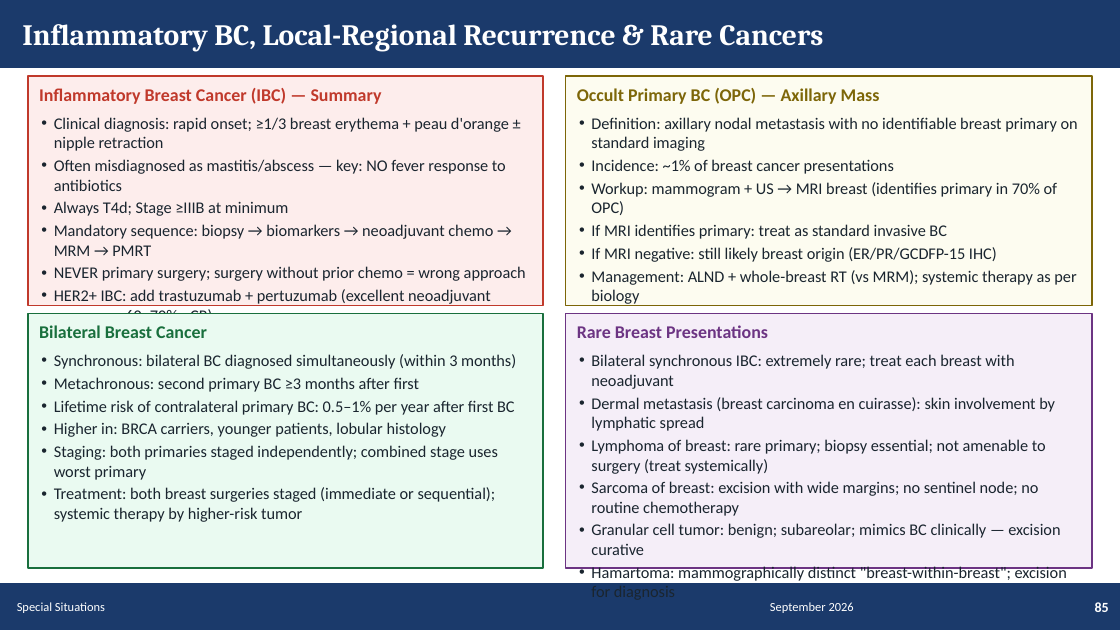
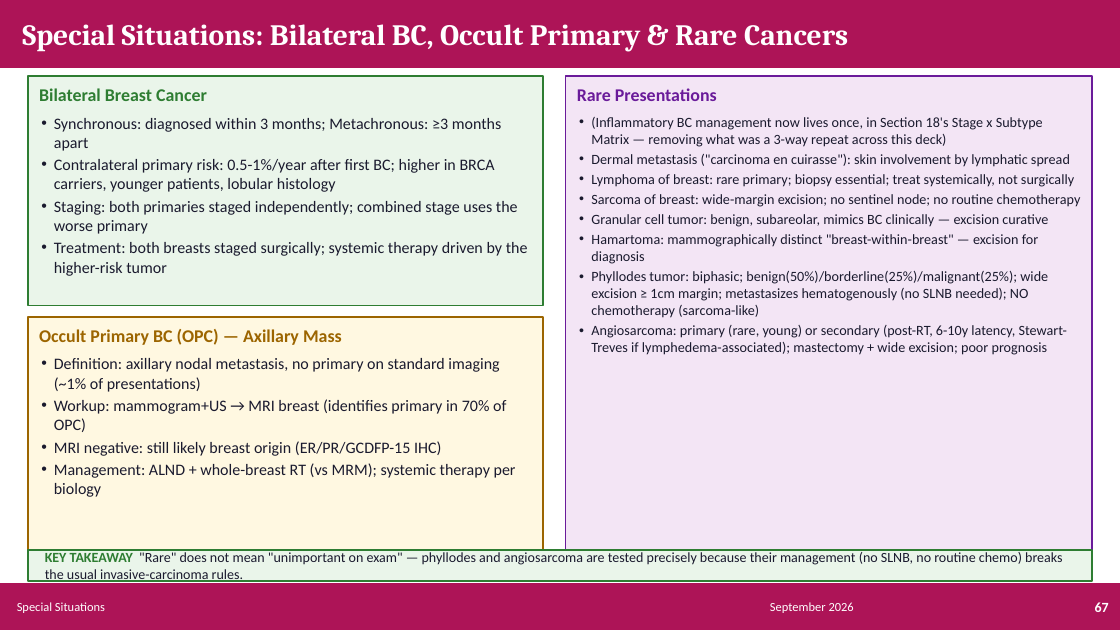
Before and after one commit to Muluamlak/Phone, a slide deck: slide 67 of BreastCancer_Management_Enhanced.pptx (slide 85 before the commit). Drawn at 1120x630 pixels with LibreOffice and Linux fonts; fonts in the diff are those of the drawing. Boxes give left, top, right and bottom in pixels: in the first picture for what was removed or moved away, otherwise in the second. Text is boxed around its words. In the diff, an @@ line names an element or a change of style, - is before the commit and + after.

```diff
--- a/BreastCancer_Management_Enhanced.pptx
+++ b/BreastCancer_Management_Enhanced.pptx
@@ rectangle at [0,0,1120,67]: fill #1B3A6B to #AD1457; outline #1B3A6B 1 pt to #AD1457 1 pt @@
@@ text at [22,24,848,51]: text changed @@
-Inflammatory BC, Local-Regional Recurrence & Rare Cancers
+Special Situations: Bilateral BC, Occult Primary & Rare Cancers
@@ rectangle at [28,76,543,306]: fill #FDEDEC to #EAF5EA; outline #C0392B 1 pt to #2E7D32 1 pt @@
@@ text at [39,88,207,101]: text changed; text colour #C0392B to #2E7D32 @@
-Inflammatory Breast Cancer (IBC) — Summary
+Bilateral Breast Cancer
@@ rectangle: place and size @@
-rectangle at [566,76,1092,306]
+rectangle at [566,76,1092,568]
@@ rectangle at [566,76,1092,568]: fill #FDFCF0 to #F3E5F5; outline #7D6608 1 pt to #6A1B9A 1 pt @@
@@ text at [577,88,717,101]: text changed; text colour #7D6608 to #6A1B9A @@
-Occult Primary BC (OPC) — Axillary Mass
+Rare Presentations
@@ text at [54,118,528,276]: text changed; size 10.5 to 10.3 pt; text colour #1A252F to #1A1A2E @@
-• Clinical diagnosis: rapid onset; ≥1/3 breast erythema + peau d'orange ± nipple retraction
-• Often misdiagnosed as mastitis/abscess — key: NO fever response to antibiotics
-• Always T4d; Stage ≥IIIB at minimum
-• Mandatory sequence: biopsy → biomarkers → neoadjuvant chemo → MRM → PMRT
-• NEVER primary surgery; surgery without prior chemo = wrong approach
-• HER2+ IBC: add trastuzumab + pertuzumab (excellent neoadjuvant response ~60–70% pCR)
+• Synchronous: diagnosed within 3 months; Metachronous: ≥3 months apart
+• Contralateral primary risk: 0.5-1%/year after first BC; higher in BRCA carriers, younger patients, lobular histology
+• Staging: both primaries staged independently; combined stage uses the worse primary
+• Treatment: both breasts staged surgically; systemic therapy driven by the higher-risk tumor
@@ text at [591,117,1081,355]: text changed; size 10.5 to 9.1 pt; text colour #1A252F to #1A1A2E @@
-• Definition: axillary nodal metastasis with no identifiable breast primary on standard imaging
-• Incidence: ~1% of breast cancer presentations
-• Workup: mammogram + US → MRI breast (identifies primary in 70% of OPC)
-• If MRI identifies primary: treat as standard invasive BC
-• If MRI negative: still likely breast origin (ER/PR/GCDFP-15 IHC)
-• Management: ALND + whole-breast RT (vs MRM); systemic therapy as per biology
+• (Inflammatory BC management now lives once, in Section 18's Stage x Subtype Matrix — removing what was a 3-way repeat across this deck)
+• Dermal metastasis ("carcinoma en cuirasse"): skin involvement by lymphatic spread
+• Lymphoma of breast: rare primary; biopsy essential; treat systemically, not surgically
+• Sarcoma of breast: wide-margin excision; no sentinel node; no routine chemotherapy
+• Granular cell tumor: benign, subareolar, mimics BC clinically — excision curative
+• Hamartoma: mammographically distinct "breast-within-breast" — excision for diagnosis
+• Phyllodes tumor: biphasic; benign(50%)/borderline(25%)/malignant(25%); wide excision ≥ 1cm margin; metastasizes hematogenously (no SLNB needed); NO chemotherapy (sarcoma-like)
+• Angiosarcoma: primary (rare, young) or secondary (post-RT, 6-10y latency, Stewart-Treves if lymphedema-associated); mastectomy + wide excision; poor prognosis
@@ rectangle at [28,317,543,568]: fill #EAFAF1 to #FFF8E1; outline #196F3D 1 pt to #9C6500 1 pt @@
@@ text at [39,329,342,345]: text changed; text colour #196F3D to #9C6500 @@
-Bilateral Breast Cancer
+Occult Primary BC (OPC) — Axillary Mass
@@ text removed at [577,325,768,338] @@
-Rare Breast Presentations
@@ text at [54,358,516,497]: text changed; size 10.5 to 10.3 pt; text colour #1A252F to #1A1A2E @@
-• Synchronous: bilateral BC diagnosed simultaneously (within 3 months)
-• Metachronous: second primary BC ≥3 months after first
-• Lifetime risk of contralateral primary BC: 0.5–1% per year after first BC
-• Higher in: BRCA carriers, younger patients, lobular histology
-• Staging: both primaries staged independently; combined stage uses worst primary
-• Treatment: both breast surgeries staged (immediate or sequential); systemic therapy by higher-risk tumor
+• Definition: axillary nodal metastasis, no primary on standard imaging (~1% of presentations)
+• Workup: mammogram+US → MRI breast (identifies primary in 70% of OPC)
+• MRI negative: still likely breast origin (ER/PR/GCDFP-15 IHC)
+• Management: ALND + whole-breast RT (vs MRM); systemic therapy per biology
@@ text removed at [591,354,1067,600] @@
-• Bilateral synchronous IBC: extremely rare; treat each breast with neoadjuvant
-• Dermal metastasis (breast carcinoma en cuirasse): skin involvement by lymphatic spread
-• Lymphoma of breast: rare primary; biopsy essential; not amenable to surgery (treat systemically)
-• Sarcoma of breast: excision with wide margins; no sentinel node; no routine chemotherapy
-• Granular cell tumor: benign; subareolar; mimics BC clinically — excision curative
-• Hamartoma: mammographically distinct "breast-within-breast"; excision for diagnosis
@@ rectangle: place and size @@
-rectangle at [566,314,1092,568]
+rectangle at [28,550,1092,581]
@@ rectangle at [28,550,1092,581]: fill #F5EEF8 to #EAF5EA; outline #6C3483 1 pt to #2E7D32 1.25 pt @@
@@ text added at [45,550,1062,582], 9 pt, text #1A1A2E @@
+KEY TAKEAWAY "Rare" does not mean "unimportant on exam" — phyllodes and angiosarcoma are tested precisely because their management (no SLNB, no routine chemo) breaks the usual invasive-carcinoma rules.
@@ rectangle at [0,584,1120,629]: fill #1B3A6B to #AD1457; outline #1B3A6B 1 pt to #AD1457 1 pt @@
@@ text at [1095,602,1109,612]: text changed @@
-85
+67
```
Also in this commit, not shown: 58 other slides changed, 17 slides added, 36 slides removed.
